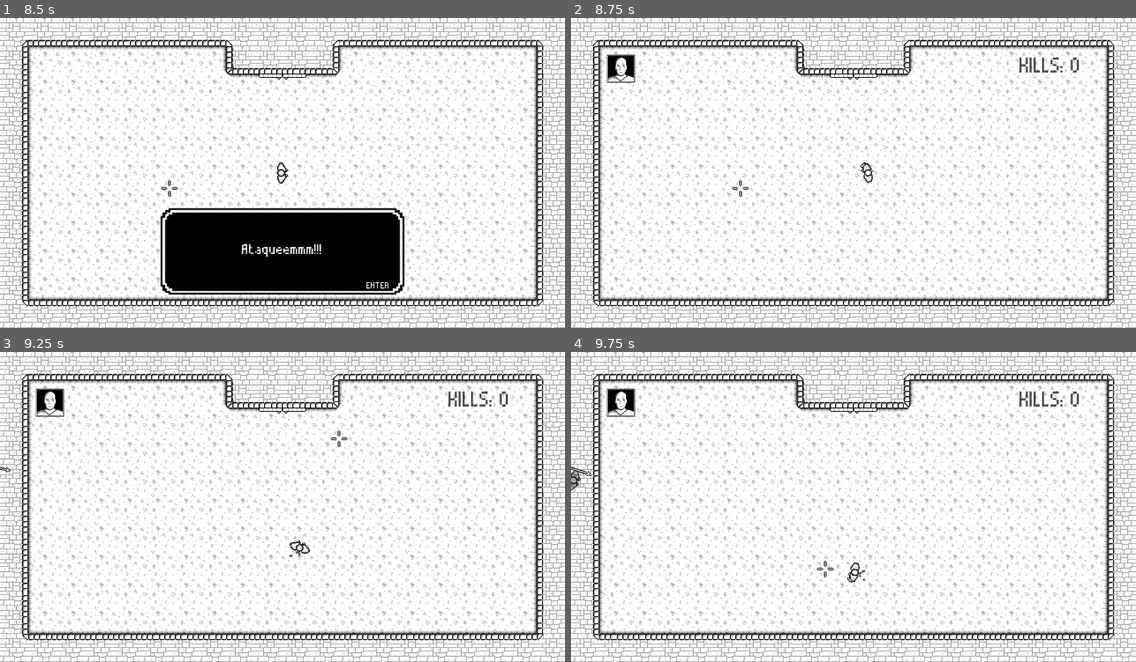
Above: before the commit, frames 1-4 (two rows, left to right).
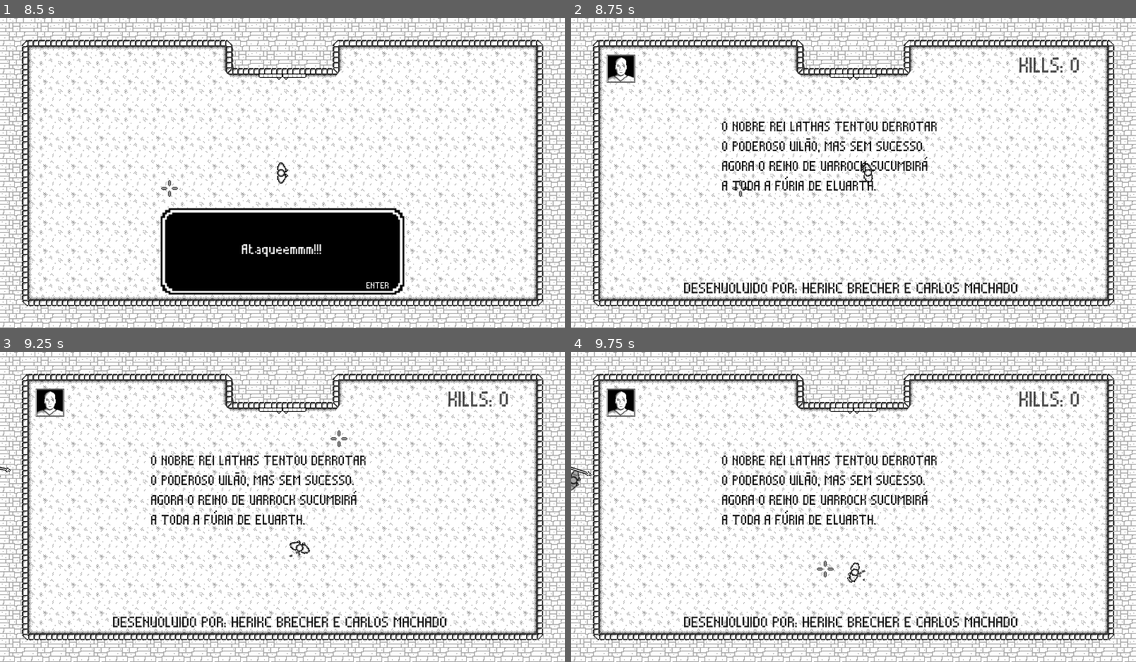
Above: after the commit, the same moments.

Repository: CarlMachado/DarknessFury
Game: Godot game, scene res://scenes/main_menu.tscn
The game is run twice, just before and just after one commit, with the same random seed, the same clock (stepped at 60 frames per second) and the same inputs.
Inputs (mouse positions are in pixels of both pictures, inside the frame that each line leads up to):
- Up to frame 1 (8.5 s): click "Jogar" at 0.5 s; tap Enter (ui_accept) at 1.25, 2.1, 2.27, 2.57, 3.6, 3.77, 4.07, 4.25, 5.1, 5.27, 5.57, 5.75, 6.6, 6.77, 7.07, 7.25, 8.1, 8.27 s; move the mouse to (406, 157) at 1.27 s; hold D (ui_right) 1.28-2.03 s; hold Enter (ui_accept) 1.28-2.03 s; move the mouse to (169, 188) at 2.02 s; hold S (ui_down) 2.03-2.78 s; move the mouse to (339, 104) at 2.77 s; hold D (ui_right) 2.78-3.53 s; hold Enter (ui_accept) 2.78-3.53 s; move the mouse to (254, 235) at 3.52 s; hold W (ui_up) 3.53-4.28 s; move the mouse to (452, 219) at 4.27 s; hold Enter (ui_accept) 4.28-5.03 s; hold A (ui_left) 4.28-5.78 s; move the mouse to (113, 126) at 5.02 s; move the mouse to (310, 173) at 5.77 s; hold S (ui_down) 5.78-6.53 s; hold Enter (ui_accept) 5.78-6.53 s; move the mouse to (197, 95) at 6.52 s; hold D (ui_right) 6.53-7.28 s; move the mouse to (406, 157) at 7.27 s; hold W (ui_up) 7.28-8.03 s; hold Enter (ui_accept) 7.28-8.03 s; move the mouse to (169, 188) at 8.02 s; hold D (ui_right) from 8.03 s (still down)
- Up to frame 2 (8.75 s): keep holding D (ui_right); tap Enter (ui_accept) at 8.57 s
- Up to frame 3 (9.25 s): move the mouse to (339, 438) at 8.77 s; release D (ui_right) at 8.78 s; hold S (ui_down) from 8.78 s (still down); hold Enter (ui_accept) from 8.78 s (still down)
- Up to frame 4 (9.75 s): move the mouse to (825, 569) at 9.52 s; release S (ui_down) at 9.53 s; release Enter (ui_accept) at 9.53 s; hold A (ui_left) from 9.53 s (still down); tap Enter (ui_accept) at 9.6 s

Frame 1 is identical in both runs. In frame 2, 3.2% of the frame differs, in the area x 20-79%, y 33-89%; in frame 3, 3.2%; in frame 4, 3.2%.

Commit message:
Cenas finais, dinamismo, design level...

Diff:
--- a/fonts/press_start.tres
+++ b/fonts/press_start.tres
@@ -3,5 +3,5 @@
 [ext_resource path="res://fonts/pixelfont.ttf" type="DynamicFontData" id=1]
 
 [resource]
-size = 100
+size = 50
 font_data = ExtResource( 1 )
--- a/prefabs/boss.tscn
+++ b/prefabs/boss.tscn
@@ -9,6 +9,8 @@
 [ext_resource path="res://scripts/hit_boss.gd" type="Script" id=7]
 [ext_resource path="res://sounds/hit_hurt.wav" type="AudioStream" id=8]
 [ext_resource path="res://sounds/walking.wav" type="AudioStream" id=9]
+[ext_resource path="res://prefabs/entity_hit.tres" type="Material" id=10]
+[ext_resource path="res://prefabs/entity_dead.tres" type="Material" id=11]
 
 [sub_resource type="CapsuleShape2D" id=1]
 height = 11.9337
@@ -36,6 +38,8 @@
 [node name="boss" type="KinematicBody2D" groups=[
 "boss",
 ]]
+collision_layer = 2
+collision_mask = 4
 script = ExtResource( 1 )
 
 [node name="col_shape" type="CollisionShape2D" parent="."]
@@ -52,13 +56,17 @@
 
 [node name="sensor" type="Area2D" parent="."]
 editor/display_folded = true
+collision_layer = 0
 
 [node name="shape" type="CollisionShape2D" parent="sensor"]
 shape = SubResource( 3 )
 
 [node name="area_damage" type="Area2D" parent="."]
 editor/display_folded = true
+collision_layer = 16
+collision_mask = 0
 script = ExtResource( 7 )
+health = 80
 
 [node name="shape" type="CollisionShape2D" parent="area_damage"]
 position = Vector2( -1, 0 )
@@ -77,6 +85,22 @@
 [node name="death" type="AudioStreamPlayer" parent="."]
 stream = ExtResource( 9 )
 volume_db = -20.0
+
+[node name="particles_hit" type="Particles2D" parent="."]
+emitting = false
+amount = 12
+lifetime = 0.75
+one_shot = true
+process_material = ExtResource( 10 )
+
+[node name="particles_dead" type="Particles2D" parent="."]
+emitting = false
+amount = 65
+lifetime = 0.75
+one_shot = true
+explosiveness = 0.8
+randomness = 1.0
+process_material = ExtResource( 11 )
 [connection signal="body_entered" from="sensor" to="." method="_on_sensor_body_entered"]
 [connection signal="timeout" from="reload" to="." method="_on_reload_timeout"]
 [connection signal="timeout" from="reload_weapon" to="." method="_on_reload_weapon_timeout"]
--- a/prefabs/enemy.tscn
+++ b/prefabs/enemy.tscn
@@ -1,17 +1,18 @@
-[gd_scene load_steps=23 format=2]
+[gd_scene load_steps=24 format=2]
 
 [ext_resource path="res://scripts/enemy.gd" type="Script" id=1]
 [ext_resource path="res://sprites/enemy/walk_0.png" type="Texture" id=2]
-[ext_resource path="res://sprites/enemy/walk_1.png" type="Texture" id=3]
-[ext_resource path="res://sprites/enemy/walk_2.png" type="Texture" id=4]
-[ext_resource path="res://sprites/enemy/walk_3.png" type="Texture" id=5]
-[ext_resource path="res://sprites/enemy/raise_2.png" type="Texture" id=6]
-[ext_resource path="res://sprites/enemy/raise_1.png" type="Texture" id=7]
-[ext_resource path="res://sprites/enemy/raise_0.png" type="Texture" id=8]
+[ext_resource path="res://sprites/enemy/raise_2.png" type="Texture" id=3]
+[ext_resource path="res://sprites/enemy/raise_1.png" type="Texture" id=4]
+[ext_resource path="res://sprites/enemy/raise_0.png" type="Texture" id=5]
+[ext_resource path="res://sprites/enemy/walk_1.png" type="Texture" id=6]
+[ext_resource path="res://sprites/enemy/walk_2.png" type="Texture" id=7]
+[ext_resource path="res://sprites/enemy/walk_3.png" type="Texture" id=8]
 [ext_resource path="res://sprites/weapon/spear_hand.png" type="Texture" id=9]
 [ext_resource path="res://scripts/hit.gd" type="Script" id=10]
-[ext_resource path="res://sounds/hit_hurt.wav" type="AudioStream" id=11]
-[ext_resource path="res://sounds/death_hurt.wav" type="AudioStream" id=12]
+[ext_resource path="res://prefabs/entity_hit.tres" type="Material" id=11]
+[ext_resource path="res://sounds/hit_hurt.wav" type="AudioStream" id=12]
+[ext_resource path="res://sounds/death_hurt.wav" type="AudioStream" id=13]
 
 [sub_resource type="SpriteFrames" id=1]
 animations = [ {
@@ -21,14 +22,14 @@
 "speed": 5.0
 }, {
 "frames": [ ExtResource( 2 ), ExtResource( 3 ), ExtResource( 4 ), ExtResource( 5 ) ],
+"loop": false,
+"name": "dead",
+"speed": 4.0
+}, {
+"frames": [ ExtResource( 2 ), ExtResource( 6 ), ExtResource( 7 ), ExtResource( 8 ) ],
 "loop": true,
 "name": "walk",
 "speed": 10.0
-}, {
-"frames": [ ExtResource( 2 ), ExtResource( 6 ), ExtResource( 7 ), ExtResource( 8 ) ],
-"loop": false,
-"name": "dead",
-"speed": 4.0
 } ]
 
 [sub_resource type="CapsuleShape2D" id=2]
@@ -191,12 +192,18 @@
 randomness = 1.0
 process_material = SubResource( 10 )
 
+[node name="particles_hit" type="Particles2D" parent="."]
+emitting = false
+lifetime = 0.75
+one_shot = true
+process_material = ExtResource( 11 )
+
 [node name="hurt" type="AudioStreamPlayer" parent="."]
-stream = ExtResource( 11 )
+stream = ExtResource( 12 )
 volume_db = -20.0
 
 [node name="death" type="AudioStreamPlayer" parent="."]
-stream = ExtResource( 12 )
+stream = ExtResource( 13 )
 volume_db = -20.0
 [connection signal="body_entered" from="sensor" to="." method="_on_sensor_body_entered"]
 [connection signal="timeout" from="reload" to="." method="_on_reload_timeout"]
--- /dev/null
+++ b/prefabs/entity_dead.tres
@@ -0,0 +1,26 @@
+[gd_resource type="ParticlesMaterial" load_steps=5 format=2]
+
+[sub_resource type="Gradient" id=7]
+offsets = PoolRealArray( 0, 0.521368, 1 )
+colors = PoolColorArray( 0.198625, 0.189314, 0.189314, 1, 0.0901961, 0.0862745, 0.0862745, 1, 0.218156, 0.211338, 0.211338, 0.882353 )
+
+[sub_resource type="GradientTexture" id=8]
+gradient = SubResource( 7 )
+
+[sub_resource type="Curve" id=9]
+_data = [ Vector2( 0, 0.516739 ), 0.0, 2.35571, 0, 0, Vector2( 1, 1 ), -0.284143, 0.0, 0, 0 ]
+
+[sub_resource type="CurveTexture" id=10]
+curve = SubResource( 9 )
+
+[resource]
+flag_disable_z = true
+spread = 180.0
+gravity = Vector3( 0, 0, 0 )
+initial_velocity = 50.0
+angular_velocity = 26.0
+orbit_velocity = 0.0
+orbit_velocity_random = 0.0
+scale = 1.25
+scale_curve = SubResource( 10 )
+color_ramp = SubResource( 8 )
--- /dev/null
+++ b/prefabs/entity_hit.tres
@@ -0,0 +1,19 @@
+[gd_resource type="ParticlesMaterial" load_steps=3 format=2]
+
+[sub_resource type="Curve" id=12]
+_data = [ Vector2( 0, 0.263357 ), 0.0, 2.75262, 0, 0, Vector2( 1, 1 ), 0.0, 0.0, 0, 0 ]
+
+[sub_resource type="CurveTexture" id=13]
+curve = SubResource( 12 )
+
+[resource]
+flag_disable_z = true
+spread = 80.0
+gravity = Vector3( 0, 0, 0 )
+initial_velocity = 30.0
+angular_velocity = -3.86977e+036
+orbit_velocity = 0.0
+orbit_velocity_random = 0.0
+scale = 1.2
+scale_curve = SubResource( 13 )
+color = Color( 0, 0, 0, 1 )
--- a/prefabs/player.tscn
+++ b/prefabs/player.tscn
@@ -1,20 +1,22 @@
-[gd_scene load_steps=30 format=2]
+[gd_scene load_steps=24 format=2]
 
 [ext_resource path="res://scripts/player.gd" type="Script" id=1]
 [ext_resource path="res://sprites/player/walk_0.png" type="Texture" id=2]
-[ext_resource path="res://sprites/player/walk_1.png" type="Texture" id=3]
-[ext_resource path="res://sprites/player/walk_2.png" type="Texture" id=4]
-[ext_resource path="res://sprites/player/walk_3.png" type="Texture" id=5]
-[ext_resource path="res://sprites/player/raise_2.png" type="Texture" id=6]
-[ext_resource path="res://sprites/player/raise_1.png" type="Texture" id=7]
-[ext_resource path="res://sprites/player/raise_0.png" type="Texture" id=8]
+[ext_resource path="res://sprites/player/raise_2.png" type="Texture" id=3]
+[ext_resource path="res://sprites/player/raise_1.png" type="Texture" id=4]
+[ext_resource path="res://sprites/player/raise_0.png" type="Texture" id=5]
+[ext_resource path="res://sprites/player/walk_1.png" type="Texture" id=6]
+[ext_resource path="res://sprites/player/walk_2.png" type="Texture" id=7]
+[ext_resource path="res://sprites/player/walk_3.png" type="Texture" id=8]
 [ext_resource path="res://sprites/player/raise_3.png" type="Texture" id=9]
 [ext_resource path="res://sprites/weapon/spear_hand.png" type="Texture" id=10]
 [ext_resource path="res://scripts/hit.gd" type="Script" id=11]
-[ext_resource path="res://sounds/walking.wav" type="AudioStream" id=12]
-[ext_resource path="res://sounds/hit_hurt.wav" type="AudioStream" id=13]
-[ext_resource path="res://sounds/death_hurt.wav" type="AudioStream" id=14]
-[ext_resource path="res://sounds/take_spear.wav" type="AudioStream" id=15]
+[ext_resource path="res://prefabs/entity_dead.tres" type="Material" id=12]
+[ext_resource path="res://prefabs/entity_hit.tres" type="Material" id=13]
+[ext_resource path="res://sounds/walking.wav" type="AudioStream" id=14]
+[ext_resource path="res://sounds/hit_hurt.wav" type="AudioStream" id=15]
+[ext_resource path="res://sounds/death_hurt.wav" type="AudioStream" id=16]
+[ext_resource path="res://sounds/take_spear.wav" type="AudioStream" id=17]
 
 [sub_resource type="SpriteFrames" id=1]
 animations = [ {
@@ -24,16 +26,16 @@
 "speed": 5.0
 }, {
 "frames": [ ExtResource( 2 ), ExtResource( 3 ), ExtResource( 4 ), ExtResource( 5 ) ],
+"loop": false,
+"name": "dead",
+"speed": 4.0
+}, {
+"frames": [ ExtResource( 2 ), ExtResource( 6 ), ExtResource( 7 ), ExtResource( 8 ) ],
 "loop": true,
 "name": "walk",
 "speed": 10.0
 }, {
-"frames": [ ExtResource( 2 ), ExtResource( 6 ), ExtResource( 7 ), ExtResource( 8 ) ],
-"loop": false,
-"name": "dead",
-"speed": 4.0
-}, {
-"frames": [ ExtResource( 8 ), ExtResource( 7 ), ExtResource( 6 ), ExtResource( 9 ), ExtResource( 2 ) ],
+"frames": [ ExtResource( 5 ), ExtResource( 4 ), ExtResource( 3 ), ExtResource( 9 ), ExtResource( 2 ) ],
 "loop": true,
 "name": "rise",
 "speed": 2.0
@@ -63,55 +65,12 @@
 spread = 100.0
 gravity = Vector3( -80, -9.8, 0 )
 initial_velocity = 13.0
-angular_velocity = 2.76614e+29
+angular_velocity = 2.76614e+029
 orbit_velocity = 0.0
 orbit_velocity_random = 0.0
 scale = 1.5
 scale_curve = SubResource( 5 )
 color = Color( 0.266667, 0.266667, 0.266667, 0.882353 )
-
-[sub_resource type="Gradient" id=7]
-offsets = PoolRealArray( 0, 0.521368, 1 )
-colors = PoolColorArray( 0.198625, 0.189314, 0.189314, 1, 0.0901961, 0.0862745, 0.0862745, 1, 0.218156, 0.211338, 0.211338, 0.882353 )
-
-[sub_resource type="GradientTexture" id=8]
-gradient = SubResource( 7 )
-
-[sub_resource type="Curve" id=9]
-_data = [ Vector2( 0, 0.516739 ), 0.0, 2.35571, 0, 0, Vector2( 1, 1 ), -0.284143, 0.0, 0, 0 ]
-
-[sub_resource type="CurveTexture" id=10]
-curve = SubResource( 9 )
-
-[sub_resource type="ParticlesMaterial" id=11]
-flag_disable_z = true
-spread = 180.0
-gravity = Vector3( 0, 0, 0 )
-initial_velocity = 50.0
-angular_velocity = 26.0
-orbit_velocity = 0.0
-orbit_velocity_random = 0.0
-scale = 1.25
-scale_curve = SubResource( 10 )
-color_ramp = SubResource( 8 )
-
-[sub_resource type="Curve" id=12]
-_data = [ Vector2( 0, 0.263357 ), 0.0, 2.75262, 0, 0, Vector2( 1, 1 ), 0.0, 0.0, 0, 0 ]
-
-[sub_resource type="CurveTexture" id=13]
-curve = SubResource( 12 )
-
-[sub_resource type="ParticlesMaterial" id=14]
-flag_disable_z = true
-spread = 80.0
-gravity = Vector3( 0, 0, 0 )
-initial_velocity = 30.0
-angular_velocity = -3.86977e+36
-orbit_velocity = 0.0
-orbit_velocity_random = 0.0
-scale = 1.2
-scale_curve = SubResource( 13 )
-color = Color( 0, 0, 0, 1 )
 
 [node name="player" type="KinematicBody2D" groups=[
 "player",
@@ -158,28 +117,28 @@
 one_shot = true
 explosiveness = 0.8
 randomness = 1.0
-process_material = SubResource( 11 )
+process_material = ExtResource( 12 )
 
 [node name="particles_hit" type="Particles2D" parent="."]
 position = Vector2( 4.59621, 0.707108 )
 emitting = false
 lifetime = 0.75
 one_shot = true
-process_material = SubResource( 14 )
+process_material = ExtResource( 13 )
 
 [node name="walking" type="AudioStreamPlayer" parent="."]
-stream = ExtResource( 12 )
+stream = ExtResource( 14 )
 volume_db = -30.0
 
 [node name="hurt" type="AudioStreamPlayer" parent="."]
-stream = ExtResource( 13 )
+stream = ExtResource( 15 )
 volume_db = -15.0
 
 [node name="death" type="AudioStreamPlayer" parent="."]
-stream = ExtResource( 14 )
+stream = ExtResource( 16 )
 volume_db = -15.0
 
 [node name="take" type="AudioStreamPlayer" parent="."]
-stream = ExtResource( 15 )
+stream = ExtResource( 17 )
 volume_db = -5.0
 [connection signal="timeout" from="reload" to="." method="_on_reload_timeout"]
--- a/project.godot
+++ b/project.godot
@@ -113,6 +113,12 @@
 "events": [ Object(InputEventKey,"resource_local_to_scene":false,"resource_name":"","device":0,"alt":false,"shift":false,"control":false,"meta":false,"command":false,"pressed":false,"scancode":32,"unicode":0,"echo":false,"script":null)
  ]
 }
+ui_leave={
+"deadzone": 0.5,
+"events": [ Object(InputEventKey,"resource_local_to_scene":false,"resource_name":"","device":0,"alt":false,"shift":false,"control":false,"meta":false,"command":false,"pressed":false,"scancode":16777217,"unicode":0,"echo":false,"script":null)
+, Object(InputEventKey,"resource_local_to_scene":false,"resource_name":"","device":0,"alt":false,"shift":false,"control":false,"meta":false,"command":false,"pressed":false,"scancode":16777221,"unicode":0,"echo":false,"script":null)
+ ]
+}
 
 [layer_names]
 
--- a/scenes/levels/arena.tscn
+++ b/scenes/levels/arena.tscn
@@ -20,8 +20,9 @@
 [ext_resource path="res://sprites/weapon/spear_floor.png" type="Texture" id=18]
 [ext_resource path="res://fonts/kills.tres" type="DynamicFont" id=19]
 [ext_resource path="res://fonts/press_start.tres" type="DynamicFont" id=20]
-[ext_resource path="res://sounds/arena_battle_intimidation.wav" type="AudioStream" id=21]
-[ext_resource path="res://sounds/menu/change.wav" type="AudioStream" id=22]
+[ext_resource path="res://fonts/pixelfont.ttf" type="DynamicFontData" id=21]
+[ext_resource path="res://sounds/arena_battle_intimidation.wav" type="AudioStream" id=22]
+[ext_resource path="res://sounds/menu/change.wav" type="AudioStream" id=23]
 
 [sub_resource type="RectangleShape2D" id=1]
 extents = Vector2( 63.5568, 0.860004 )
@@ -47,6 +48,7 @@
 	GAME.connect(\"reload\", self, \"on_reload\") # warning-ignore:return_value_discarded
 	GAME.connect(\"unload\", self, \"on_unload\") # warning-ignore:return_value_discarded
 	GAME.connect(\"restart\", self, \"restart\")
+	GAME.connect(\"win\", self, \"on_win\")
 	$restart.hide()
 	write_kill()
 
@@ -56,8 +58,11 @@
 func write_kill():
 	$kills.text = \"KILLS: \" + str(GAME.kills)
 
+func on_win():
+	$anim.play(\"win\")
+
 func restart():
-	$anim_restart.play(\"restart\")
+	$anim.play(\"restart\")
 
 func on_reload(loaded, has_spear):
 	if loaded and has_spear:
@@ -71,7 +76,11 @@
 	$spear_hide.hide()
 	$spear_floor.hide()"
 
-[sub_resource type="Animation" id=9]
+[sub_resource type="DynamicFont" id=8]
+size = 55
+font_data = ExtResource( 21 )
+
+[sub_resource type="Animation" id=7]
 resource_name = "restart"
 length = 0.8
 loop = true
@@ -100,6 +109,59 @@
 "values": [ Color( 0, 0, 0, 0.882353 ), Color( 0, 0, 0, 0.490196 ) ]
 }
 
+[sub_resource type="Animation" id=9]
+resource_name = "win"
+length = 0.8
+loop = true
+tracks/0/type = "value"
+tracks/0/path = NodePath("win:visible")
+tracks/0/interp = 1
+tracks/0/loop_wrap = true
+tracks/0/imported = false
+tracks/0/enabled = true
+tracks/0/keys = {
+"times": PoolRealArray( 0, 0.8 ),
+"transitions": PoolRealArray( 1, 1 ),
+"update": 1,
+"values": [ true, false ]
+}
+tracks/1/type = "value"
+tracks/1/path = NodePath("creditos:visible")
+tracks/1/interp = 1
+tracks/1/loop_wrap = true
+tracks/1/imported = false
+tracks/1/enabled = true
+tracks/1/keys = {
+"times": PoolRealArray( 0, 0.8 ),
+"transitions": PoolRealArray( 1, 1 ),
+"update": 1,
+"values": [ true, false ]
+}
+tracks/2/type = "value"
+tracks/2/path = NodePath("win:modulate")
+tracks/2/interp = 1
+tracks/2/loop_wrap = true
+tracks/2/imported = false
+tracks/2/enabled = true
+tracks/2/keys = {
+"times": PoolRealArray( 0, 0.8 ),
+"transitions": PoolRealArray( 1, 1 ),
+"update": 0,
+"values": [ Color( 0, 0, 0, 0.882353 ), Color( 0, 0, 0, 0.490196 ) ]
+}
+tracks/3/type = "value"
+tracks/3/path = NodePath("creditos:modulate")
+tracks/3/interp = 1
+tracks/3/loop_wrap = true
+tracks/3/imported = false
+tracks/3/enabled = true
+tracks/3/keys = {
+"times": PoolRealArray( 0, 0.8 ),
+"transitions": PoolRealArray( 1, 1 ),
+"update": 0,
+"values": [ Color( 0, 0, 0, 0.882353 ), Color( 0, 0, 0, 0.490196 ) ]
+}
+
 [node name="arena" type="Node2D" groups=[
 "arena",
 ]]
@@ -143,7 +205,7 @@
 centered = false
 
 [node name="boss" parent="anim_boss" instance=ExtResource( 8 )]
-position = Vector2( 319.77, -16.8633 )
+position = Vector2( 322.77, -34.8633 )
 rotation = 1.57079
 
 [node name="arena_entrance" type="Node2D" parent="anim_boss"]
@@ -194,6 +256,9 @@
 
 [node name="spawn_enemy3" parent="enemy_spawns" instance=ExtResource( 14 )]
 position = Vector2( 1420.6, 445.75 )
+
+[node name="spawn_enemy4" parent="enemy_spawns" instance=ExtResource( 14 )]
+position = Vector2( 784.204, 810.617 )
 
 [node name="walls_area_enemy" type="Area2D" parent="."]
 editor/display_folded = true
@@ -234,7 +299,6 @@
 shape = SubResource( 5 )
 
 [node name="HUD" type="CanvasLayer" parent="."]
-editor/display_folded = true
 script = SubResource( 6 )
 
 [node name="life" parent="HUD" instance=ExtResource( 15 )]
@@ -298,14 +362,44 @@
 "_edit_lock_": true
 }
 
-[node name="anim_restart" type="AnimationPlayer" parent="HUD"]
-anims/restart = SubResource( 9 )
+[node name="win" type="Label" parent="HUD"]
+modulate = Color( 0, 0, 0, 0.882353 )
+margin_left = 341.926
+margin_top = 222.019
+margin_right = 1011.93
+margin_bottom = 399.019
+custom_fonts/font = ExtResource( 20 )
+text = "O nobre rei Lathas tentou derrotar
+o poderoso vilão, mas sem sucesso.
+Agora o reino de Varrock sucumbirá
+a toda a fúria de Elvarth."
+uppercase = true
+__meta__ = {
+"_edit_lock_": true
+}
+
+[node name="creditos" type="Label" parent="HUD"]
+modulate = Color( 0, 0, 0, 0.882353 )
+margin_left = 256.0
+margin_top = 587.0
+margin_right = 1014.0
+margin_bottom = 642.0
+custom_fonts/font = SubResource( 8 )
+custom_colors/font_color = Color( 0, 0, 0, 1 )
+text = "DESENVOLVIDO POR: HERIKC BRECHER E CARLOS MACHADO"
+__meta__ = {
+"_edit_lock_": true
+}
+
+[node name="anim" type="AnimationPlayer" parent="HUD"]
+anims/restart = SubResource( 7 )
+anims/win = SubResource( 9 )
 
 [node name="intimidation" type="AudioStreamPlayer" parent="."]
-stream = ExtResource( 21 )
+stream = ExtResource( 22 )
 volume_db = -25.0
 
 [node name="next" type="AudioStreamPlayer" parent="."]
-stream = ExtResource( 22 )
+stream = ExtResource( 23 )
 volume_db = -15.0
 [connection signal="body_entered" from="walls_area_enemy" to="enemy_spawns/spawn_enemy0" method="_on_walls_area_body_entered"]
--- a/scenes/main_menu.tscn
+++ b/scenes/main_menu.tscn
@@ -52,7 +52,6 @@
 volume_db = -15.0
 
 [node name="margin_container" type="MarginContainer" parent="menu_content"]
-editor/display_folded = true
 margin_right = 640.0
 margin_bottom = 352.0
 rect_scale = Vector2( 2, 2 )
--- a/scripts/Game.gd
+++ b/scripts/Game.gd
@@ -4,10 +4,11 @@
 signal reload
 signal unload
 signal restart
+signal win
 signal generation_new_spawn
 
-const KILLS_INCREMENT = 6
-const KILLS_STOP_SPAWN = 1
+const KILLS_INCREMENT = 5
+const KILLS_STOP_SPAWN = 20
 
 var enemys_spawn
 var kills = 0 setget set_kills
@@ -15,10 +16,12 @@
 var player_live
 
 var boss_dialogue
+var win
 
 func _ready():
 	randomize()
 	enemys_spawn = 0
+	win = false
 	player_live = true
 	boss_dialogue = true
 
@@ -45,3 +48,7 @@
 
 func new_spawn():
 	emit_signal("generation_new_spawn")
+
+func win():
+	emit_signal("win")
+	win = true
--- a/scripts/boss.gd
+++ b/scripts/boss.gd
@@ -40,8 +40,9 @@
 			get_parent().add_child(spear_attack)
 			$spear.hide()
 			loaded = false
-			$reload.start(rand_range(2, 2.5)) # atirar
-			$reload_weapon.start(rand_range(0.75, 1.0)) # exibir arma
+			var timer_reload = rand_range(1.5, 2.25)
+			$reload.start(timer_reload) # atirar
+			$reload_weapon.start(rand_range(timer_reload - 1.5, timer_reload - 0.75)) # exibir arma
 #			$reload.start(40)
 #			$reload_weapon.start(40)
 		if body_ != null:
@@ -59,9 +60,11 @@
 	$reload_weapon.queue_free()
 	$anim_sprite.queue_free()
 	$spear.queue_free()
-#	$particles_dead.emitting = true
+	$particles_dead.emitting = true
 #	$anim.play("dead")
 #	yield($anim, "animation_finished")
+	GAME.win()
+	yield(get_tree().create_timer(2), "timeout")
 	queue_free()
 
 func boss_self():
@@ -82,9 +85,8 @@
 
 func on_area_hitted():
 	$hurt.play()
-	pass
+	$particles_hit.emitting = true
 
 func on_area_destroid():
 	$death.play()
 	autodestroy()
-	pass
--- a/scripts/enemy.gd
+++ b/scripts/enemy.gd
@@ -97,9 +97,8 @@
 
 func on_area_hitted():
 	$hurt.play()
-	pass
+	$particles_hit.emitting = true
 
 func on_area_destroid():
 	$death.play()
 	autodestroy()
-	pass
--- a/scripts/life.gd
+++ b/scripts/life.gd
@@ -4,14 +4,17 @@
 const LIFE_STATE_MAX = 4
 
 func _ready():
+	start_sprites()
+
+# warning-ignore:unused_argument
+func _process(delta):
+	pass
+
+func start_sprites():
 	$sprite_state1.show()
 	$sprite_state2.hide()
 	$sprite_state3.hide()
 	$sprite_state4.hide()
-
-# warning-ignore:unused_argument
-func _process(delta):
-	pass
 
 func change_state(life_state):
 	if life_state >= LIFE_STATE_MIN and life_state <= LIFE_STATE_MAX:
--- a/scripts/main_menu.gd
+++ b/scripts/main_menu.gd
@@ -22,28 +22,33 @@
 		tutorial = false
 
 func _on_jogar_pressed():
-	if game != null:
-		game.queue_free()
-		game = pre_restart.instance()
-	else:
-		$menu_content/select.play()
-		$menu_content.hide()
-		game = pre_game.instance()
-	get_parent().add_child(game)
+	if !tutorial:
+		if game != null:
+			game.queue_free()
+			game = pre_restart.instance()
+		else:
+			$menu_content/select.play()
+			$menu_content.hide()
+			game = pre_game.instance()
+		get_parent().add_child(game)
 
 func _on_btn_opes_pressed():
 	tutorial = true
 
 func _on_btn_sair_pressed():
-	$menu_content/select.play()
-	yield(get_tree().create_timer(0.3), "timeout")
-	get_tree().quit()
+	if !tutorial:
+		$menu_content/select.play()
+		yield(get_tree().create_timer(0.3), "timeout")
+		get_tree().quit()
 
 func _on_btn_jogar_mouse_entered():
-	$menu_content/change.play()
+	if !tutorial:
+		$menu_content/change.play()
 
 func _on_btn_opes_mouse_entered():
-	$menu_content/change.play()
+	if !tutorial:
+		$menu_content/change.play()
 
 func _on_btn_sair_mouse_entered():
-	$menu_content/change.play()
+	if !tutorial:
+		$menu_content/change.play()
--- a/scripts/player.gd
+++ b/scripts/player.gd
@@ -11,10 +11,12 @@
 var action_answer # alvo verde - 1 / alvo vermelho - 0
 var life_state = 1
 
+#var checkpoint_boss = false
+
 enum {ATTACK, SKILL}
 var atk_status = ATTACK
 
-enum {PLAYING, DEAD, BOSS, RESTART}
+enum {PLAYING, DEAD, BOSS, RESTART, WIN}
 var status = PLAYING
 
 func _ready():
@@ -32,6 +34,18 @@
 		dead()
 	elif status == BOSS:
 		boss()
+	elif status == WIN:
+		win()
+
+func win():
+	get_tree().call_group("skill_bar", "destroy")
+	$anim_sprite.play("idle")
+	$particles_floor.emitting = false
+	if $walking.playing:
+		$walking.stop()
+
+	if Input.is_action_pressed("ui_leave"):
+		get_tree().call_group("Menu", "_on_btn_sair_pressed")
 
 func boss():
 	get_tree().call_group("skill_bar", "destroy")
@@ -78,12 +92,19 @@
 		skill()
 		atk_status = ATTACK
 
-	if status != BOSS and not finish_dialog_boss:
+	if status != BOSS and not finish_dialog_boss:# and !checkpoint_boss:
 #		print(get_tree().get_nodes_in_group("enemy").size())
 #		print(GAME.enemys_spawn)
 #		print(GAME.KILLS_STOP_SPAWN)
 		if get_tree().get_nodes_in_group("enemy").size() <= 0 and GAME.enemys_spawn >= GAME.KILLS_STOP_SPAWN:
 			status = BOSS
+			$area_hit.health = 30
+			life_state = 1
+			get_tree().call_group("life_HUD", "start_sprites")
+#			checkpoint_boss = true
+
+	if GAME.win:
+		status = WIN
 
 	if has_spear:
 		$spear_hand.show()
@@ -115,6 +136,9 @@
 		start_dead = true
 
 	if Input.is_action_pressed("ui_accept"):
+#		if checkpoint_boss:
+#			pass
+#		else:
 		restart()
 
 func restart():
--- a/scripts/spear_hand_boss.gd
+++ b/scripts/spear_hand_boss.gd
@@ -6,7 +6,7 @@
 const DEATH_ZONE_ANGLE = .01
 
 var dir = Vector2()
-var vel_init = 1000
+var vel_init = 850
 var acell = vel_init
 var damage = 10
 var type = ""
Not shown: 1 places in prefabs/boss.tscn that only renumber resources
Not shown: 1 places in prefabs/enemy.tscn that only renumber resources
Not shown: 1 places in scenes/levels/arena.tscn that only renumber resources
